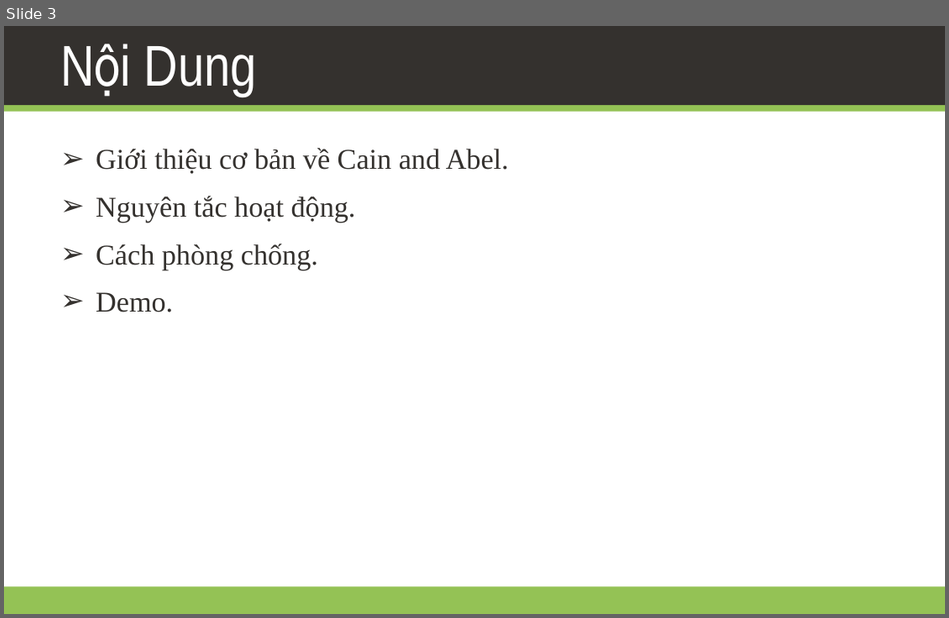
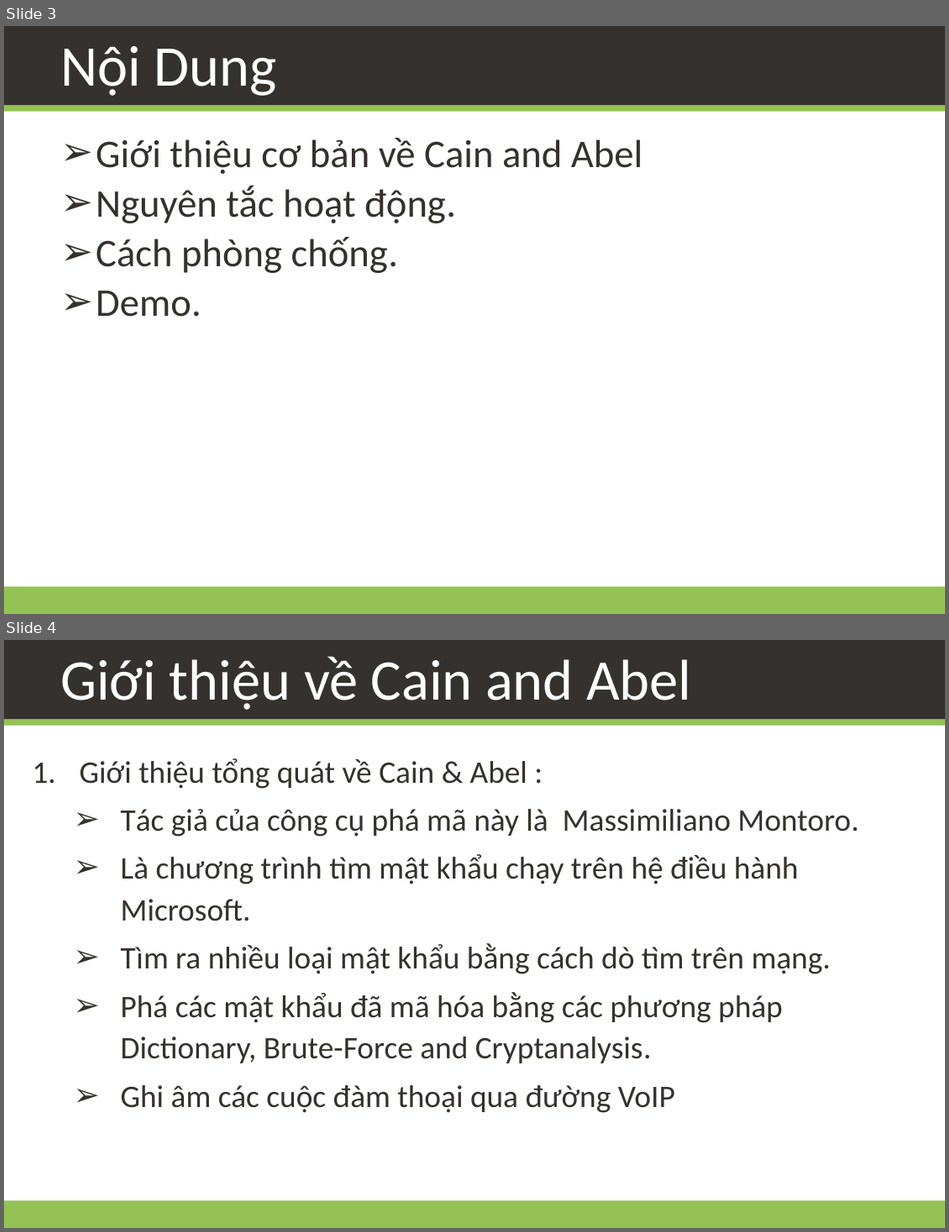
Before and after one commit to daotk/cdkpt, a slide deck: CDBM/Team Assignment 01/Team02.pptx. Shown one above the other, each under a label of ours: slide 3 before the commit, slides 3 and 4 after it. The pictures are 949x618 and 949x1232 pixels, drawn with LibreOffice and Linux fonts; fonts in the diff are those of the drawing; background and template pictures are left out. Boxes give left, top, right and bottom in pixels: in the first picture for what was removed or moved away, otherwise in the second. Text is boxed around its words. In the diff, an @@ line names an element or a change of style, - is before the commit and + after.

```diff
--- a/CDBM/Team Assignment 01/Team02.pptx
+++ b/CDBM/Team Assignment 01/Team02.pptx
@@ slide 4 added at (4, 640, 945, 1228), background #FFFFFF; not listed: 3 template elements that a slide beside it also shows @@
@@ title added at (60, 656, 691, 710), 44 pt, text #FFFFFF @@
+Giới thiệu về Cain and Abel
@@ text added at (80, 758, 858, 1113), 24 pt, text #34312E @@
+1. Giới thiệu tổng quát về Cain & Abel :
+  ➢ Tác giả của công cụ phá mã này là Massimiliano Montoro.
+  ➢ Là chương trình tìm mật khẩu chạy trên hệ điều hành Microsoft.
+  ➢ Tìm ra nhiều loại mật khẩu bằng cách dò tìm trên mạng.
+  ➢ Phá các mật khẩu đã mã hóa bằng các phương pháp Dictionary, Brute-Force and Cryptanalysis.
+  ➢ Ghi âm các cuộc đàm thoại qua đường VoIP
@@ slide 3 changed as well @@
@@ title "Nội Dung" at (60, 46, 277, 96): font Arial Narrow to Calibri @@
@@ text at (96, 138, 642, 174): text changed; size 22 to 30 pt; font Times New Roman to Calibri @@
-➢ Giới thiệu cơ bản về Cain and Abel.
+➢ Giới thiệu cơ bản về Cain and Abel
@@ text at (96, 185, 456, 317): size 22 to 30 pt, font Times New Roman to Calibri in "Nguyên tắc hoạt động.", "Cách phòng chống.", "Demo."; more space between paragraphs @@
```
Also in this commit, not shown: 2 other slides changed, 14 other slides added, 3 slides removed.
